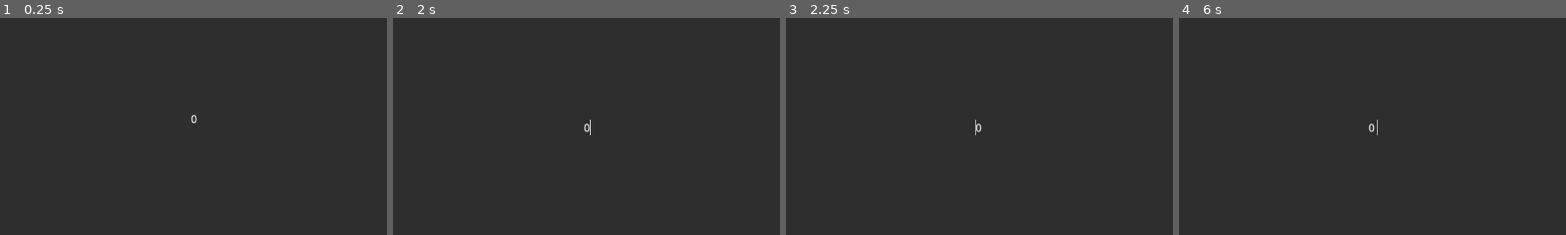
Above: before the commit, frames 1-4 (left to right).
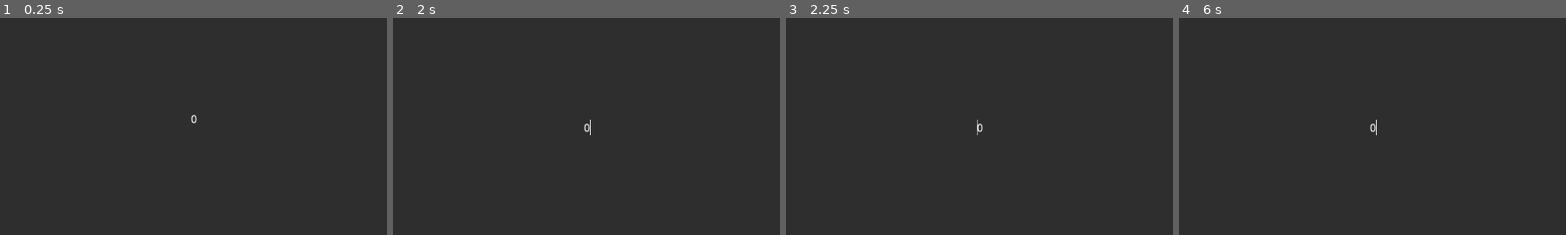
Above: after the commit, the same moments.

Repository: genderfreak/SnakeRiverDialogueEditor
Game: Godot game, scene res://scenes/dataFields/int_data_field.tscn
The game is run twice, just before and just after one commit, with the same random seed, the same clock (stepped at 60 frames per second) and the same inputs. This scene is started directly instead of the project's main scene.
Inputs (mouse positions are % of the whole screen's width and height, from its top left):
- Up to frame 1 (0.25 s): no input
- Up to frame 2 (2 s): click (50, 3) at 0.52 s; type "12" at 0.6 s; tap Enter at 1.25 s; move the mouse to (50, 50) at 1.27 s; click (50, 50) at 1.42 s
- Up to frame 3 (2.25 s): tap Space at 2 s; move the mouse to (30, 55) at 2.02 s; click (30, 55) at 2.17 s
- Up to frame 4 (6 s): tap Enter at 2.75, 4.25 s; move the mouse to (60, 28) at 2.77 s; click (60, 28) at 2.92 s; tap Space at 3.5, 5 s; move the mouse to (45, 70) at 3.52 s; click (45, 70) at 3.67 s; move the mouse to (80, 65) at 4.27 s; click (80, 65) at 4.42 s; move the mouse to (20, 35) at 5.02 s; click (20, 35) at 5.17 s; move the mouse to (55, 50) at 5.77 s; click (55, 50) at 5.92 s
The pictures show only the part of the screen within x 24-74%, y 30-80%; the shares and areas given below are measured in that part.

Frames 1-2 are identical in both runs. In frame 3, less than 0.1% of the frame differs, in the area x 48-51%, y 46-55%; in frame 4, 0.1%, in the area x 48-52%, y 46-55%.

Commit message:
some fixes, templates and template manager

Diff:
--- /dev/null
+++ b/demo_saves/intro.json
@@ -0,0 +1,59 @@
+{
+  "GraphNode": {
+	"fields": {
+	  "content": "You walk the worn path deep into the night. Dead leaves and twigs crunch beneath your feet with nearly every step."
+	},
+	"fields_meta": {
+	  "content": "Text Data Field"
+	},
+	"graph_data": {
+	  "position_offset": {
+		"x": -30.8250026702881,
+		"y": 106.668998718262
+	  },
+	  "size": {
+		"x": 240.0,
+		"y": 364.0
+	  }
+	},
+	"outputs": [
+	  "_GraphNode_94"
+	]
+  },
+  "_GraphNode_140": {
+	"graph_data": {
+	  "position_offset": {
+		"x": 585.0830078125,
+		"y": 131.426025390625
+	  },
+	  "size": {
+		"x": 240.0,
+		"y": 148.0
+	  }
+	},
+	"outputs": []
+  },
+  "_GraphNode_94": {
+	"fields": {
+	  "character": "Mind",
+	  "content": "Why are you here? Why couldn't we stay in bed?"
+	},
+	"fields_meta": {
+	  "character": "Text Data Field",
+	  "content": "Text Data Field"
+	},
+	"graph_data": {
+	  "position_offset": {
+		"x": 262.981018066406,
+		"y": 99.4820098876953
+	  },
+	  "size": {
+		"x": 240.0,
+		"y": 340.0
+	  }
+	},
+	"outputs": [
+	  "_GraphNode_140"
+	]
+  }
+}
--- a/demo_saves/sav2.json
+++ /dev/null
@@ -1,21 +0,0 @@
-{
-  "GraphNode": {
-    "fields": {
-      "content": "some content"
-    },
-    "fields_meta": {
-      "content": "Text Data Field"
-    },
-    "graph_data": {
-      "position_offset": {
-        "x": 271.0,
-        "y": 164.0
-      },
-      "size": {
-        "x": 240.0,
-        "y": 229.0
-      }
-    },
-    "outputs": []
-  }
-}
--- a/demo_saves/save1.json
+++ /dev/null
@@ -1,135 +0,0 @@
-{
-	"@GraphNode@250": {
-		"fields": {
-			"content": "This is some content with choices"
-		},
-		"graph_data": {
-			"position_offset": {
-				"x": 596.0,
-				"y": 204.0
-			},
-			"size": {
-				"x": 240.0,
-				"y": 331.0
-			}
-		},
-		"outputs": [
-			"@GraphNode@293",
-			"@GraphNode@307",
-			"@GraphNode@321",
-			"@GraphNode@335"
-		]
-	},
-	"@GraphNode@293": {
-		"fields": {
-			"content": "This is  a choice"
-		},
-		"graph_data": {
-			"position_offset": {
-				"x": 902.772216796875,
-				"y": 111.92310333252
-			},
-			"size": {
-				"x": 240.0,
-				"y": 229.0
-			}
-		},
-		"outputs": [
-			"@GraphNode@485"
-		]
-	},
-	"@GraphNode@307": {
-		"fields": {
-			"content": "this is a one-shot choice",
-			"oneshot": true
-		},
-		"graph_data": {
-			"position_offset": {
-				"x": 1163.67980957031,
-				"y": 226.646301269531
-			},
-			"size": {
-				"x": 240.0,
-				"y": 309.0
-			}
-		},
-		"outputs": [
-			"@GraphNode@485"
-		]
-	},
-	"@GraphNode@321": {
-		"fields": {
-			"content": "this is another choice"
-		},
-		"graph_data": {
-			"position_offset": {
-				"x": 901.795227050781,
-				"y": 366.446411132812
-			},
-			"size": {
-				"x": 240.0,
-				"y": 229.0
-			}
-		},
-		"outputs": [
-			"@GraphNode@485"
-		]
-	},
-	"@GraphNode@335": {
-		"fields": {
-			"content": "this is a fourth choice",
-			"stat": "heart",
-			"stat requirement": 7.0
-		},
-		"graph_data": {
-			"position_offset": {
-				"x": 1151.18505859375,
-				"y": 556.777404785156
-			},
-			"size": {
-				"x": 240.0,
-				"y": 393.0
-			}
-		},
-		"outputs": [
-			"@GraphNode@485"
-		]
-	},
-	"@GraphNode@485": {
-		"fields": {
-			"end": true
-		},
-		"graph_data": {
-			"position_offset": {
-				"x": 1550.97143554688,
-				"y": 283.643371582031
-			},
-			"size": {
-				"x": 240.0,
-				"y": 225.0
-			}
-		},
-		"outputs": []
-	},
-	"GraphNode": {
-		"fields": {
-			"bool": true,
-			"content": "This is some dialog content",
-			"int": 19.0,
-			"somekey": null
-		},
-		"graph_data": {
-			"position_offset": {
-				"x": 321.0,
-				"y": 194.0
-			},
-			"size": {
-				"x": 240.0,
-				"y": 488.0
-			}
-		},
-		"outputs": [
-			"@GraphNode@250"
-		]
-	}
-}
--- a/demo_saves/save3.json
+++ /dev/null
@@ -1,28 +0,0 @@
-{
-  "GraphNode": {
-    "graph_data": {
-      "position_offset": {
-        "x": 212.0,
-        "y": 184.0
-      },
-      "size": {
-        "x": 240.0,
-        "y": 148.0
-      }
-    },
-    "outputs": []
-  },
-  "_GraphNode_79": {
-    "graph_data": {
-      "position_offset": {
-        "x": 514.0,
-        "y": 179.0
-      },
-      "size": {
-        "x": 240.0,
-        "y": 148.0
-      }
-    },
-    "outputs": []
-  }
-}
--- /dev/null
+++ b/demo_saves/templates.json
@@ -0,0 +1,22 @@
+{
+  "ContentNode": {
+	"fields": {
+	  "content": "",
+	  "int": 2.0
+	},
+	"fields_meta": {
+	  "content": "Text Data Field",
+	  "int": "Int Data Field"
+	},
+	"graph_data": {
+	  "position_offset": {
+		"x": -30.8250026702881,
+		"y": 106.668998718262
+	  },
+	  "size": {
+		"x": 240.0,
+		"y": 364.0
+	  }
+	}
+  }
+}
--- a/project.godot
+++ b/project.godot
@@ -18,6 +18,7 @@
 [autoload]
 
 JSONFlowSettings="*res://scenes/json_flow_settings.gd"
+Globals="*res://scenes/globals.gd"
 
 [dotnet]
 
--- a/scenes/add_node_menu.gd
+++ b/scenes/add_node_menu.gd
@@ -1,9 +1,13 @@
 extends PopupMenu
 
 @export var json_flow_node: PackedScene = preload("res://scenes/json_node.tscn")
+@export var template_picker: PackedScene = preload("res://scenes/templateRegistry/template_picker.tscn")
+
+@onready var graph_edit = get_parent()
 
 var popup_items = [
-	["Add JSON Flow Node", add_json_flow_node_clicked]
+	["Add JSON Flow Node", add_json_flow_node_clicked],
+	["Add node from template...", add_from_template_clicked],
 ]
 
 func _ready():
@@ -12,6 +16,14 @@
 	id_pressed.connect(func (idx: int):popup_items[idx][1].call())
 
 func add_json_flow_node_clicked():
-	var instance = json_flow_node.instantiate()
-	get_parent().add_child(instance)
-	instance.position_offset = (get_parent().get_local_mouse_position() + get_parent().scroll_offset) / get_parent().zoom
+	graph_edit.add_node()
+
+func add_from_template_clicked():
+	var picker = template_picker.instantiate()
+	add_child(picker)
+	picker.popup()
+	picker.position = get_parent().get_global_mouse_position() - Vector2(picker.size/2) + Vector2(0,100)
+	picker.template_picked.connect(template_picked)
+
+func template_picked(template):
+	graph_edit.add_node(Globals.template_registry.get_template_data(template),template)
--- a/scenes/dataFields/int_data_field.gd
+++ b/scenes/dataFields/int_data_field.gd
@@ -2,7 +2,7 @@
 
 class_name IntDataField
 
-@export var __value_node: Node
+@export var __value_node: SpinBox
 
 func _ready() -> void:
 	super._ready()
@@ -11,4 +11,4 @@
 
 func set_value(new_value: int):
 	value=new_value
-	__value_node.text=value
+	__value_node.set_value(value)
--- a/scenes/dataFields/int_data_field.tscn
+++ b/scenes/dataFields/int_data_field.tscn
@@ -20,3 +20,4 @@
 allow_greater = true
 allow_lesser = true
 alignment = 1
+update_on_text_changed = true
--- /dev/null
+++ b/scenes/globals.gd
@@ -0,0 +1,6 @@
+extends Node
+
+var template_registry = TemplateRegistry.new()
+
+func clear_template_registry():
+	template_registry = TemplateRegistry.new()
--- a/scenes/graph_edit.gd
+++ b/scenes/graph_edit.gd
@@ -1,8 +1,19 @@
 extends GraphEdit
+
+@export var json_flow_node: PackedScene = preload("res://scenes/json_node.tscn")
 
 func _ready():
 	connection_request.connect(_on_connection_request)
 	disconnection_request.connect(_on_disconnection_request)
+
+func add_node(data: Dictionary = {}, name: String = ""):
+	var instance = json_flow_node.instantiate()
+	add_child(instance)
+	if data:
+		instance.load_from(data)
+	if name:
+		instance.change_name(name)
+	instance.position_offset = (get_local_mouse_position() + scroll_offset) / zoom
 
 func get_nodes_connected_to(from_node: StringName, from_port: int):
 	var array = []
--- a/scenes/json_flow_settings.gd
+++ b/scenes/json_flow_settings.gd
@@ -12,6 +12,8 @@
 
 var flow_node := preload("res://scenes/json_node.tscn")
 
+var template_registry = TemplateRegistry.new()
+
 func _ready():
 	for entry in data_field_scenes:
 		data_fields.set(entry.resource_path.get_file().replace(".tscn", "").capitalize(), entry)
--- a/scenes/json_node.gd
+++ b/scenes/json_node.gd
@@ -1,6 +1,7 @@
 extends GraphNode
 
 class_name JSONFlowNode
+
 @export var add_field_button: Node
 @export var output_editor: Node
 
@@ -17,13 +18,14 @@
 	output_editor.output_change_request.connect(_output_change_request)
 	add_output()
 
-## Add a field to the fields list
+## Add a field to the fields list, return the field
 func add_field(field_type: String):
 	var field = JSONFlowSettings.data_fields[field_type].instantiate()
 	field.field_type = field_type
 	%Properties.add_child(field)
 	fields.append(field)
 	field.remove_field.connect(remove_field)
+	return field
 
 ## Remove a field
 func remove_field(field: NullDataField):
@@ -92,14 +94,18 @@
 	position_offset.y = dict["graph_data"]["position_offset"]["y"]
 	if dict.has("fields"):
 		for f in dict["fields"]:
-			var field = JSONFlowSettings.data_fields[dict["fields_meta"][f]].instantiate()
+			var field = add_field(dict["fields_meta"][f])
 			if dict["fields"][f]:
+				#__await_ready_then_do(field, field.set_value.bind(dict["fields"][f]))
 				field.set_value(dict["fields"][f])
-			__await_ready_then_do(field, field.set_key.bind(f))
-			add_child(field)
-	return dict["outputs"] if dict.has("outputs") else {}
+			field.set_key(f)
+			#__await_ready_then_do(field, field.set_key.bind(f))
+	return dict["outputs"] if dict.has("outputs") else []
 
 ## Returns data used to recreate the node graph
 func get_graph_data() -> Dictionary:
 	return { "size": {"x":size.x,"y":size.y},
 	"position_offset": {"x": position_offset.x, "y": position_offset.y},}
+
+func _on_resize_request(new_size: Vector2) -> void:
+	size=new_size
--- a/scenes/json_node.tscn
+++ b/scenes/json_node.tscn
@@ -11,6 +11,7 @@
 offset_right = 240.0
 offset_bottom = 148.0
 mouse_filter = 1
+resizable = true
 title = "JSON Node"
 slot/0/left_enabled = true
 slot/0/left_type = 0
@@ -57,3 +58,5 @@
 
 [node name="PopupMenu" type="PopupMenu" parent="."]
 script = ExtResource("10_fhbf1")
+
+[connection signal="resize_request" from="." to="." method="_on_resize_request"]
--- a/scenes/menu_bar.gd
+++ b/scenes/menu_bar.gd
@@ -1,15 +1,18 @@
 extends MenuBar
 
 @export var graph_edit: GraphEdit
+
+var template_manager: PackedScene = preload("res://scenes/templateRegistry/template_manager.tscn")
 
 var options = {
 	"File": [
 		["Save", _save_popup],
 		["Save as", _save_as_popup],
-		["Load", _load_popup]
+		["Load", _load_popup],
+		["Manage templates", open_template_manager],
 	],
 	"Edit": [
-	]
+	],
 }
 
 var current_save_path: String = ""
@@ -50,3 +53,8 @@
 	add_child(popup)
 	popup.popup_centered_ratio()
 	popup.file_selected.connect(graph_edit.load_from_file)
+
+func open_template_manager():
+	var window: Window = template_manager.instantiate()
+	add_child(window)
+	window.popup_centered()
--- /dev/null
+++ b/scenes/name_popup.gd
@@ -0,0 +1,6 @@
+extends ConfirmationDialog
+
+@onready var line_edit = $LineEdit
+
+func _ready():
+	return
--- /dev/null
+++ b/scenes/name_popup.tscn
@@ -0,0 +1,15 @@
+[gd_scene load_steps=2 format=3 uid="uid://ung0j77a3rcw"]
+
+[ext_resource type="Script" uid="uid://bjyg48y2m04tc" path="res://scenes/name_popup.gd" id="1_i08bk"]
+
+[node name="NamePopup" type="ConfirmationDialog"]
+title = "Change name..."
+position = Vector2i(0, 36)
+visible = true
+script = ExtResource("1_i08bk")
+
+[node name="LineEdit" type="LineEdit" parent="."]
+offset_left = 8.0
+offset_top = 8.0
+offset_right = 192.0
+offset_bottom = 51.0
--- a/scenes/node_popup_menu.gd
+++ b/scenes/node_popup_menu.gd
@@ -1,8 +1,12 @@
 extends PopupMenu
 
 var popup_items = [
-	["Remove node", remove_node_popup]
+	["Remove node", remove_node_popup],
+	["Change name", change_name_popup],
+	["Save as template", save_as_template],
 ]
+
+var name_popup_scn = preload("res://scenes/name_popup.tscn")
 
 func _ready():
 	for entry in popup_items:
@@ -21,3 +25,19 @@
 	dialog.position=get_parent().get_global_mouse_position()-(Vector2(dialog.size)*Vector2(0.5,0.5))
 	add_child(dialog)
 	dialog.popup()
+
+func change_name_popup():
+	var name_popup = name_popup_scn.instantiate()
+	add_child(name_popup)
+	name_popup.line_edit.text=get_parent().name
+	name_popup.position=get_parent().get_global_mouse_position()-(Vector2(name_popup.size)*Vector2(0.5,0.5))
+	name_popup.confirmed.connect(change_name_popup_confirmed.bind(name_popup))
+	name_popup.canceled.connect(name_popup.queue_free)
+	name_popup.popup()
+
+func change_name_popup_confirmed(name_popup):
+	get_parent().change_name(name_popup.line_edit.text)
+	name_popup.queue_free()
+
+func save_as_template():
+	Globals.template_registry.save_template(get_parent().name,get_parent().save())
--- /dev/null
+++ b/scenes/templateRegistry/template_manager.gd
@@ -0,0 +1,59 @@
+extends Window
+
+@export var item_container: Node
+var item_scene: PackedScene = preload("res://scenes/templateRegistry/template_manager_item.tscn")
+
+var template_registry = Globals.template_registry
+
+func _ready():
+	update_template_list()
+
+func update_template_list():
+	for child in item_container.get_children():
+		child.queue_free()
+	for template in template_registry.get_templates():
+		var item = item_scene.instantiate()
+		item.label.text = "%s\n\t[color=grey]%s[/color]" % [template, template_registry.get_template_data(template)["fields"]]
+		item_container.add_child(item)
+		item.template_key = template
+		item.remove_button.pressed.connect(remove_template.bind(item))
+
+func remove_template(node: Node):
+	template_registry.remove_template(node.template_key)
+	node.queue_free()
+
+func _on_close_requested() -> void:
+	queue_free()
+
+func _on_save_pressed() -> void:
+	_save_as_popup()
+
+func _on_load_pressed() -> void:
+	_load_popup()
+
+func _on_clear_pressed() -> void:
+	template_registry.clear_templates()
+	update_template_list()
+
+func _create_file_popup() -> FileDialog:
+	var file_popup = FileDialog.new()
+	file_popup.add_filter("*.json; Dialogue System Templates File")
+	file_popup.access = FileDialog.ACCESS_FILESYSTEM
+	file_popup.show_hidden_files=true
+	file_popup.use_native_dialog=true
+	return file_popup
+
+func _save_as_popup():
+	var file_popup = _create_file_popup()
+	add_child(file_popup)
+	file_popup.popup_centered_ratio()
+	file_popup.file_selected.connect(template_registry.save_registry_to_file)
+
+func _load_popup():
+	var file_popup = _create_file_popup()
+	file_popup.file_mode = FileDialog.FILE_MODE_OPEN_FILE
+	add_child(file_popup)
+	file_popup.popup_centered_ratio()
+	file_popup.file_selected.connect(template_registry.load_registry_from_file)
+	if not template_registry.load_finished.is_connected(update_template_list):
+		template_registry.load_finished.connect(update_template_list)
--- /dev/null
+++ b/scenes/templateRegistry/template_manager.tscn
@@ -0,0 +1,61 @@
+[gd_scene load_steps=2 format=3 uid="uid://buxhankrgl3xd"]
+
+[ext_resource type="Script" uid="uid://cbffwtlugmi3n" path="res://scenes/templateRegistry/template_manager.gd" id="1_mwmty"]
+
+[node name="Window" type="Window" node_paths=PackedStringArray("item_container")]
+title = "Template Manager"
+position = Vector2i(50, 50)
+size = Vector2i(400, 300)
+visible = false
+script = ExtResource("1_mwmty")
+item_container = NodePath("VBoxContainer/ScrollContainer/Control")
+
+[node name="Panel" type="Panel" parent="."]
+anchors_preset = 15
+anchor_right = 1.0
+anchor_bottom = 1.0
+grow_horizontal = 2
+grow_vertical = 2
+
+[node name="VBoxContainer" type="VBoxContainer" parent="."]
+anchors_preset = 15
+anchor_right = 1.0
+anchor_bottom = 1.0
+grow_horizontal = 2
+grow_vertical = 2
+
+[node name="PanelContainer" type="PanelContainer" parent="VBoxContainer"]
+layout_mode = 2
+
+[node name="HBoxContainer" type="HBoxContainer" parent="VBoxContainer/PanelContainer"]
+layout_mode = 2
+alignment = 1
+
+[node name="save" type="Button" parent="VBoxContainer/PanelContainer/HBoxContainer"]
+layout_mode = 2
+size_flags_horizontal = 3
+text = "Save templates"
+
+[node name="load" type="Button" parent="VBoxContainer/PanelContainer/HBoxContainer"]
+layout_mode = 2
+size_flags_horizontal = 3
+text = "Load templates"
+
+[node name="clear" type="Button" parent="VBoxContainer/PanelContainer/HBoxContainer"]
+layout_mode = 2
+size_flags_horizontal = 3
+text = "Clear templates"
+
+[node name="ScrollContainer" type="ScrollContainer" parent="VBoxContainer"]
+layout_mode = 2
+size_flags_vertical = 3
+
+[node name="Control" type="VBoxContainer" parent="VBoxContainer/ScrollContainer"]
+layout_mode = 2
+size_flags_horizontal = 3
+size_flags_vertical = 3
+
+[connection signal="close_requested" from="." to="." method="_on_close_requested"]
+[connection signal="pressed" from="VBoxContainer/PanelContainer/HBoxContainer/save" to="." method="_on_save_pressed"]
+[connection signal="pressed" from="VBoxContainer/PanelContainer/HBoxContainer/load" to="." method="_on_load_pressed"]
+[connection signal="pressed" from="VBoxContainer/PanelContainer/HBoxContainer/clear" to="." method="_on_clear_pressed"]
--- /dev/null
+++ b/scenes/templateRegistry/template_manager_item.gd
@@ -0,0 +1,6 @@
+extends PanelContainer
+
+@export var label: RichTextLabel
+@export var remove_button: BaseButton
+
+var template_key: String
--- /dev/null
+++ b/scenes/templateRegistry/template_manager_item.tscn
@@ -0,0 +1,26 @@
+[gd_scene load_steps=2 format=3 uid="uid://bef5eyqyrkbug"]
+
+[ext_resource type="Script" uid="uid://b62q0y177muf3" path="res://scenes/templateRegistry/template_manager_item.gd" id="1_5a5fi"]
+
+[node name="PanelContainer" type="PanelContainer" node_paths=PackedStringArray("label", "remove_button")]
+script = ExtResource("1_5a5fi")
+label = NodePath("VBoxContainer/Label")
+remove_button = NodePath("VBoxContainer/HBoxContainer/Button")
+
+[node name="VBoxContainer" type="VBoxContainer" parent="."]
+layout_mode = 2
+
+[node name="Label" type="RichTextLabel" parent="VBoxContainer"]
+layout_mode = 2
+bbcode_enabled = true
+text = "\"content\"
+\"various keys: et cetera\""
+fit_content = true
+
+[node name="HBoxContainer" type="HBoxContainer" parent="VBoxContainer"]
+layout_mode = 2
+alignment = 2
+
+[node name="Button" type="Button" parent="VBoxContainer/HBoxContainer"]
+layout_mode = 2
+text = "Remove"
--- /dev/null
+++ b/scenes/templateRegistry/template_picker.gd
@@ -0,0 +1,26 @@
+extends AcceptDialog
+
+## Dialog for selecting templates from a TemplateRegistry.
+##
+## Emits template_picked with a key, or emits confirmed when the dialog is closed without
+## picking a template. Always emits
+
+@export var template_registry: TemplateRegistry = Globals.template_registry
+@export var button_container: Node
+
+@export var close_on_pick: bool = true
+
+signal template_picked(template)
+
+func _ready():
+	template_picked.connect(__template_picked)
+	for template in template_registry.get_templates():
+		var button = Button.new()
+		button.alignment=HORIZONTAL_ALIGNMENT_LEFT
+		button.autowrap_mode=TextServer.AUTOWRAP_WORD
+		button.text = "%s\n%s" % [template, template_registry.get_template_data(template)["fields"]]
+		button_container.add_child(button)
+		button.pressed.connect(template_picked.emit.bind(template))
+
+func __template_picked(template):
+	if close_on_pick: get_ok_button().pressed.emit()
--- /dev/null
+++ b/scenes/templateRegistry/template_picker.tscn
@@ -0,0 +1,21 @@
+[gd_scene load_steps=2 format=3 uid="uid://b7vsla3gkmny6"]
+
+[ext_resource type="Script" uid="uid://ce5b328tpqlwh" path="res://scenes/templateRegistry/template_picker.gd" id="1_1373x"]
+
+[node name="Window" type="AcceptDialog" node_paths=PackedStringArray("button_container")]
+title = "Pick template"
+size = Vector2i(400, 300)
+ok_button_text = "Cancel"
+script = ExtResource("1_1373x")
+button_container = NodePath("ScrollContainer/ButtonContainer")
+
+[node name="ScrollContainer" type="ScrollContainer" parent="."]
+offset_left = 8.0
+offset_top = 8.0
+offset_right = 392.0
+offset_bottom = 251.0
+
+[node name="ButtonContainer" type="VBoxContainer" parent="ScrollContainer"]
+layout_mode = 2
+size_flags_horizontal = 3
+size_flags_vertical = 3
--- /dev/null
+++ b/scenes/templateRegistry/template_registry.gd
@@ -0,0 +1,48 @@
+extends Resource
+
+class_name TemplateRegistry
+
+var templates: Dictionary = {}
+
+signal load_finished
+
+func _init():
+	pass
+
+## Saves a template with name and data
+func save_template(name, data):
+	templates.set(name, data)
+
+## Returns a dictionary of templates
+func get_templates() -> Dictionary:
+	return templates
+
+## Returns template data
+func get_template_data(name):
+	return templates[name]
+
+## Removes template with name
+func remove_template(name) -> bool:
+	return templates.erase(name)
+
+## Clears all templates
+func clear_templates() -> void:
+	templates = {}
+
+func save_registry_to_file(path: String):
+	var file = FileAccess.open(path,FileAccess.WRITE)
+	file.store_string(JSON.stringify(templates, "  "))
+	file.close()
+
+func load_registry_from_file(path: String):
+	var file = FileAccess.open(path,FileAccess.READ)
+	var json = JSON.new()
+	var err = json.parse(file.get_as_text())
+	if err==OK:
+		if json.data is Dictionary:
+			templates = json.data
+		else:
+			push_warning("JSON failure, laugh at this user! (unexpected data type %s)" % type_string(typeof(json.data)))
+	else:
+		push_warning("JSON Parse Error: " + json.get_error_message(), " at line ", json.get_error_line())
+	load_finished.emit()
Not shown, added: scenes/globals.gd.uid
Not shown, added: scenes/name_popup.gd.uid
Not shown, added: scenes/templateRegistry/template_manager.gd.uid
Not shown, added: scenes/templateRegistry/template_manager_item.gd.uid
Not shown, added: scenes/templateRegistry/template_picker.gd.uid
Not shown, added: scenes/templateRegistry/template_registry.gd.uid
